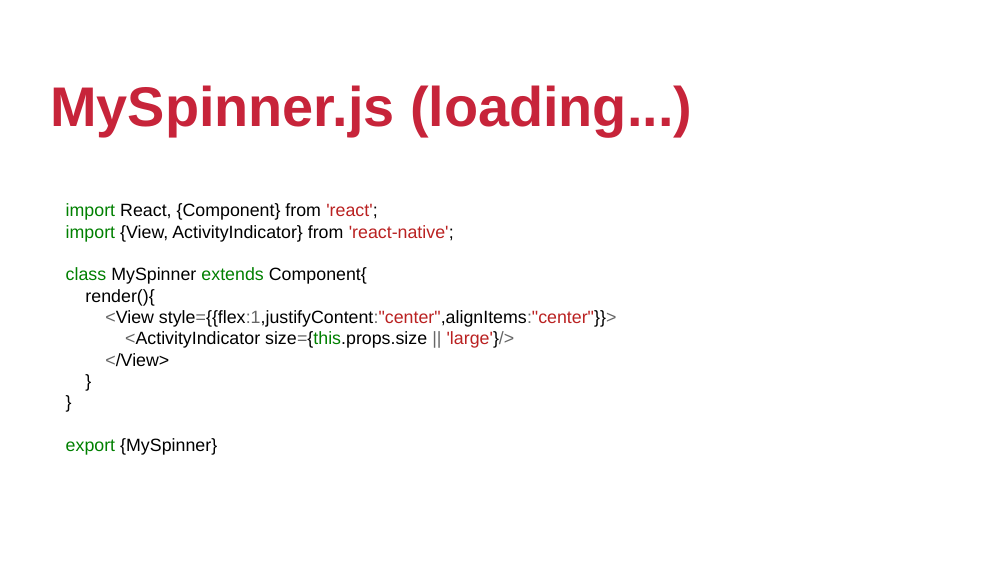
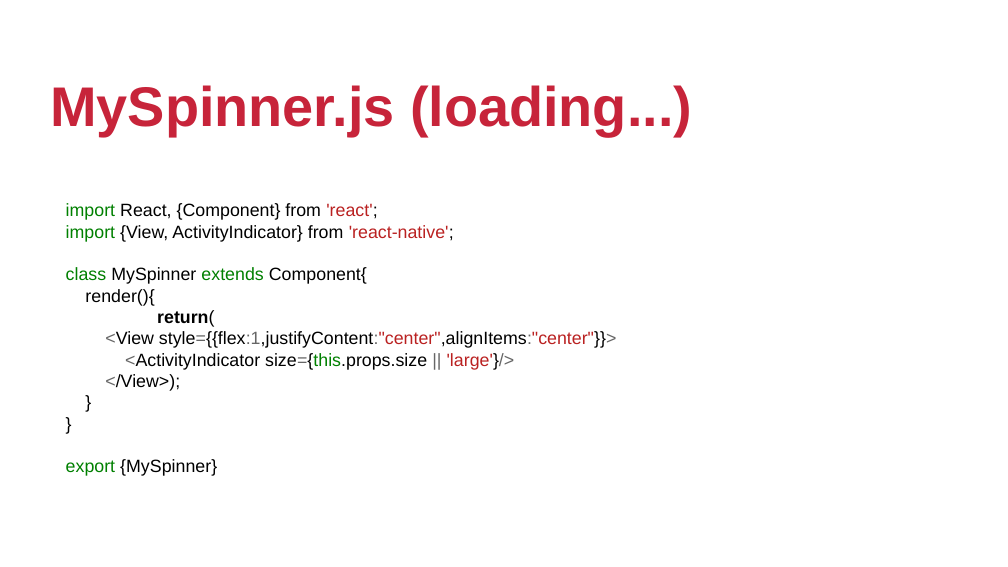
Before and after one commit to jeffersoncarvalho/PIDM-2019_2, a slide deck: slide 26 of SLIDES/parte2/aula05.odp. Drawn at 1008x567 pixels with LibreOffice and Linux fonts; fonts in the diff are those of the drawing; background and template pictures are left out. Boxes give left, top, right and bottom in pixels: in the first picture for what was removed or moved away, otherwise in the second. Text is boxed around its words. In the diff, an @@ line names an element or a change of style, - is before the commit and + after.

```diff
--- a/SLIDES/parte2/aula05.odp
+++ b/SLIDES/parte2/aula05.odp
@@ text at (157,310,214,327): paragraph added @@
+return(
@@ text at (105,374,180,391): text changed @@
-</View>
+</View>);
```
Also in this commit, not shown: 4 other files.
